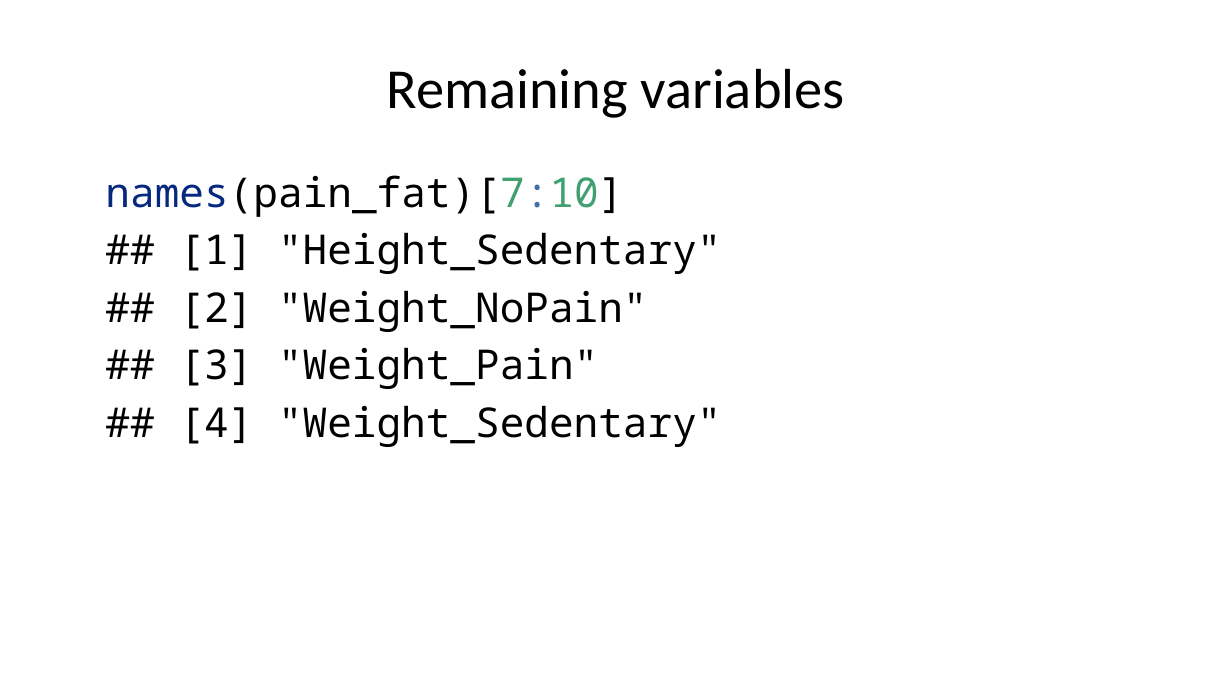
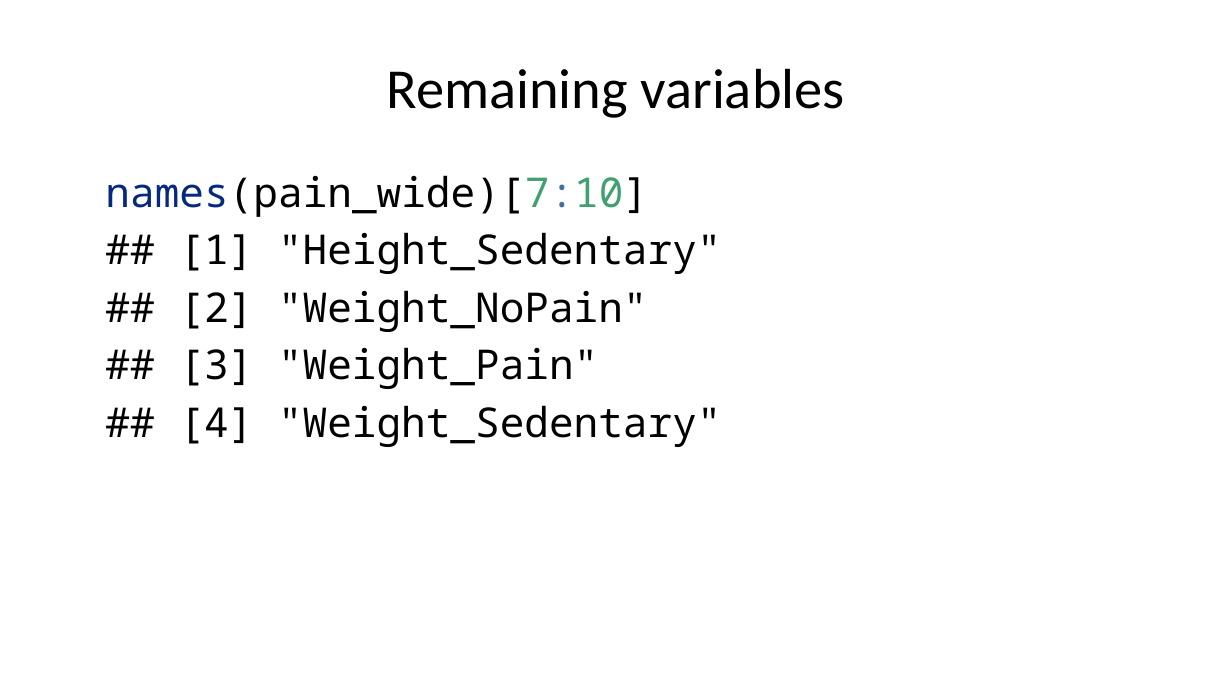
Before and after one commit to pmean/classes, a slide deck: slide 40 of introduction-to-r/results/v06-slides-and-speaker-notes.pptx. Drawn at 1232x693 pixels with LibreOffice and Linux fonts; fonts in the diff are those of the drawing. Boxes give left, top, right and bottom in pixels: in the first picture for what was removed or moved away, otherwise in the second. Text is boxed around its words. In the diff, an @@ line names an element or a change of style, - is before the commit and + after.

```diff
--- a/introduction-to-r/results/v06-slides-and-speaker-notes.pptx
+++ b/introduction-to-r/results/v06-slides-and-speaker-notes.pptx
@@ text at [105, 175, 648, 217]: text changed @@
-names(pain_fat)[7:10]
+names(pain_wide)[7:10]
```
Also in this commit, not shown: 15 other slides changed, 2 slides added, 5 other files.
